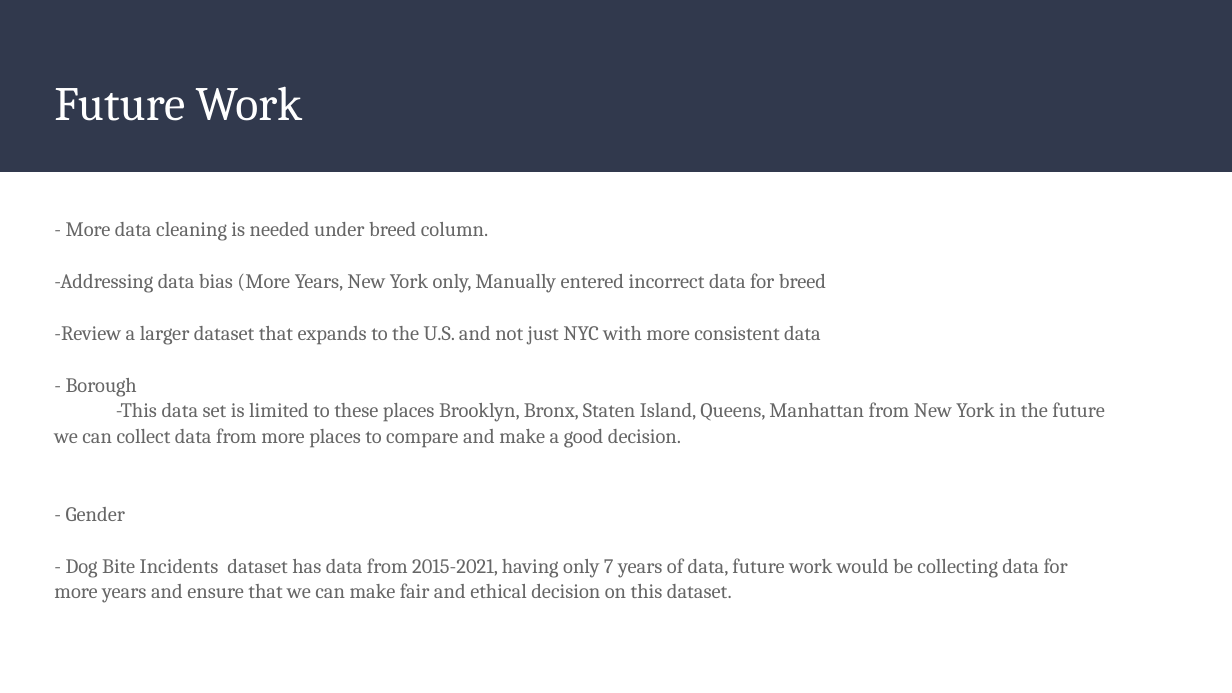
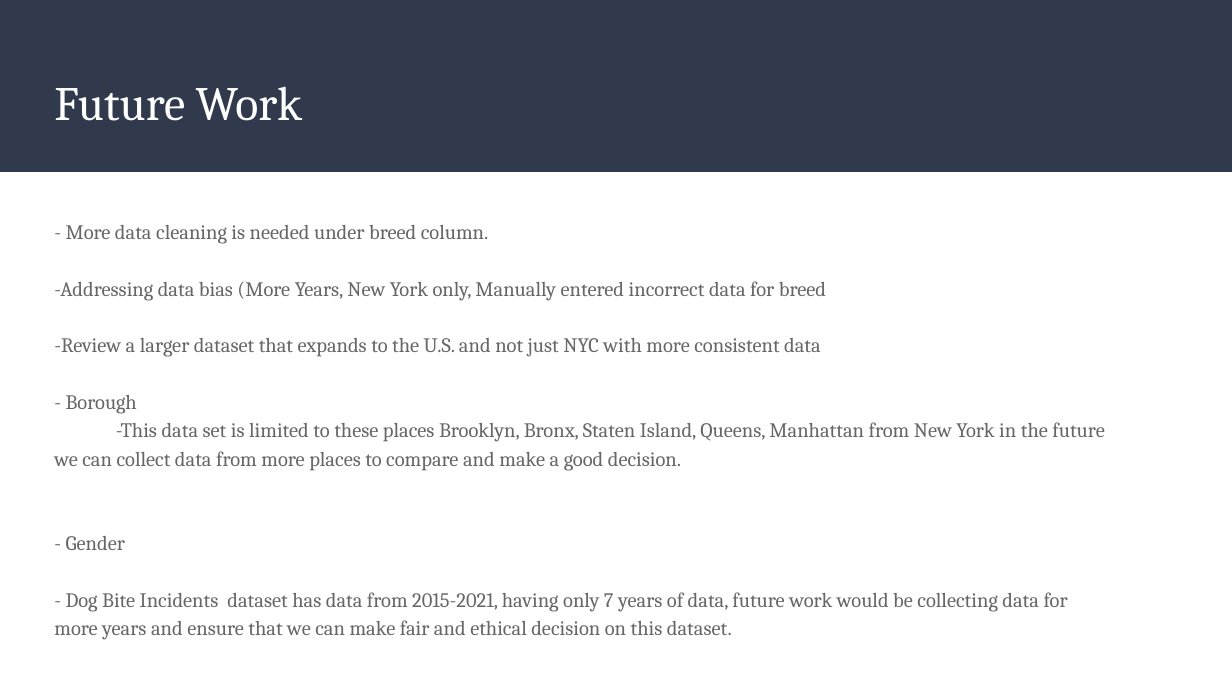
Before and after one commit to mooreforlesss/project_1_group_13, a slide deck: slide 11 of Joy_work/Dog_Biting_New_York_Group_13.pptx. Drawn at 1232x693 pixels with LibreOffice and Linux fonts; fonts in the diff are those of the drawing. Boxes give left, top, right and bottom in pixels: in the first picture for what was removed or moved away, otherwise in the second. Text is boxed around its words. In the diff, an @@ line names an element or a change of style, - is before the commit and + after.

```diff
--- a/Joy_work/Dog_Biting_New_York_Group_13.pptx
+++ b/Joy_work/Dog_Biting_New_York_Group_13.pptx
@@ text "- More data cleaning is ..." at (54, 225, 1104, 640): line spacing 1.05 to 1.15 @@
```
Also in this commit, not shown: 2 other slides changed.
